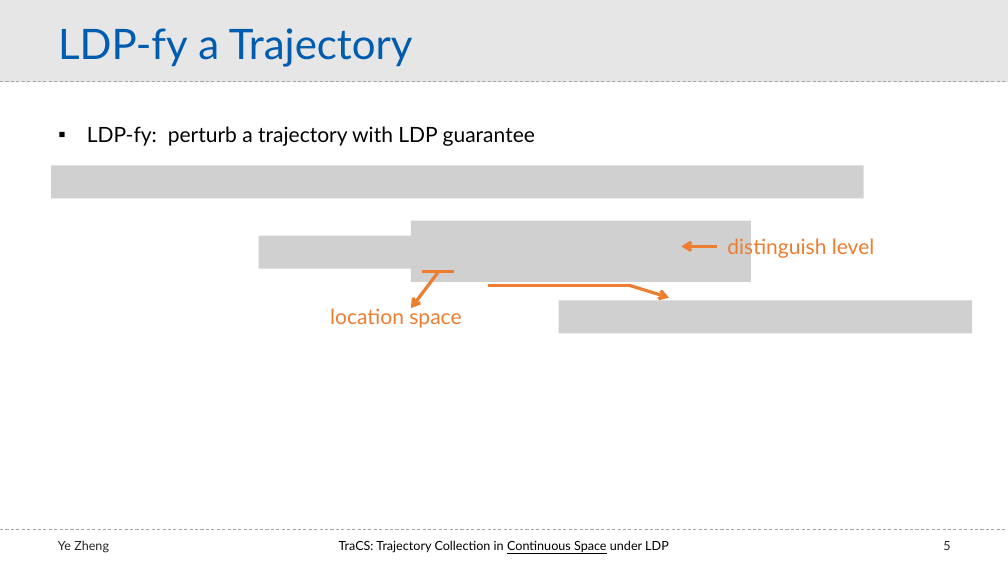
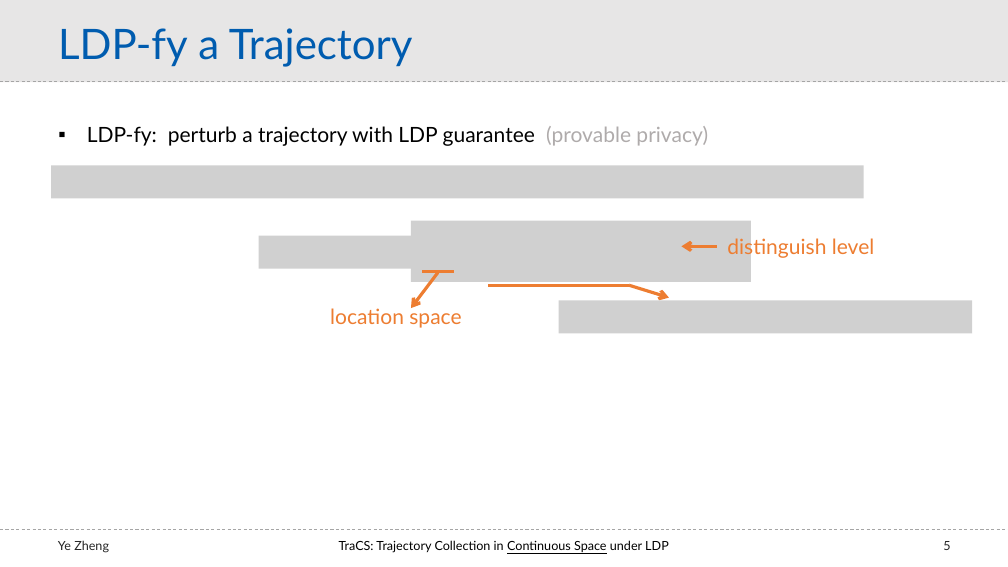
Before and after one commit to ZhengYeah/TraCS, a slide deck: slide 5 of others/tracs_slides.pptx. Drawn at 1008x567 pixels with LibreOffice and Linux fonts; fonts in the diff are those of the drawing; grey boxes stand for pictures. Boxes give left, top, right and bottom in pixels: in the first picture for what was removed or moved away, otherwise in the second. Text is boxed around its words. In the diff, an @@ line names an element or a change of style, - is before the commit and + after.

```diff
--- a/others/tracs_slides.pptx
+++ b/others/tracs_slides.pptx
@@ text at (87, 126, 708, 146): text changed @@
-▪ LDP-fy: perturb a trajectory with LDP guarantee
+▪ LDP-fy: perturb a trajectory with LDP guarantee (provable privacy)
```
Also in this commit, not shown: 7 other slides changed, 1 other file.
